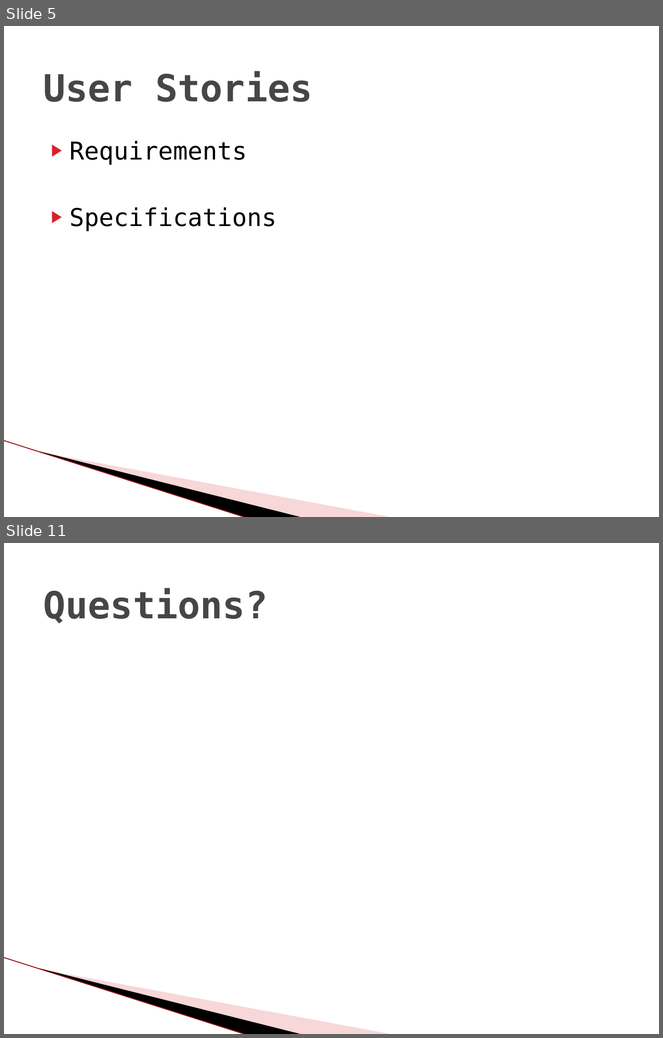
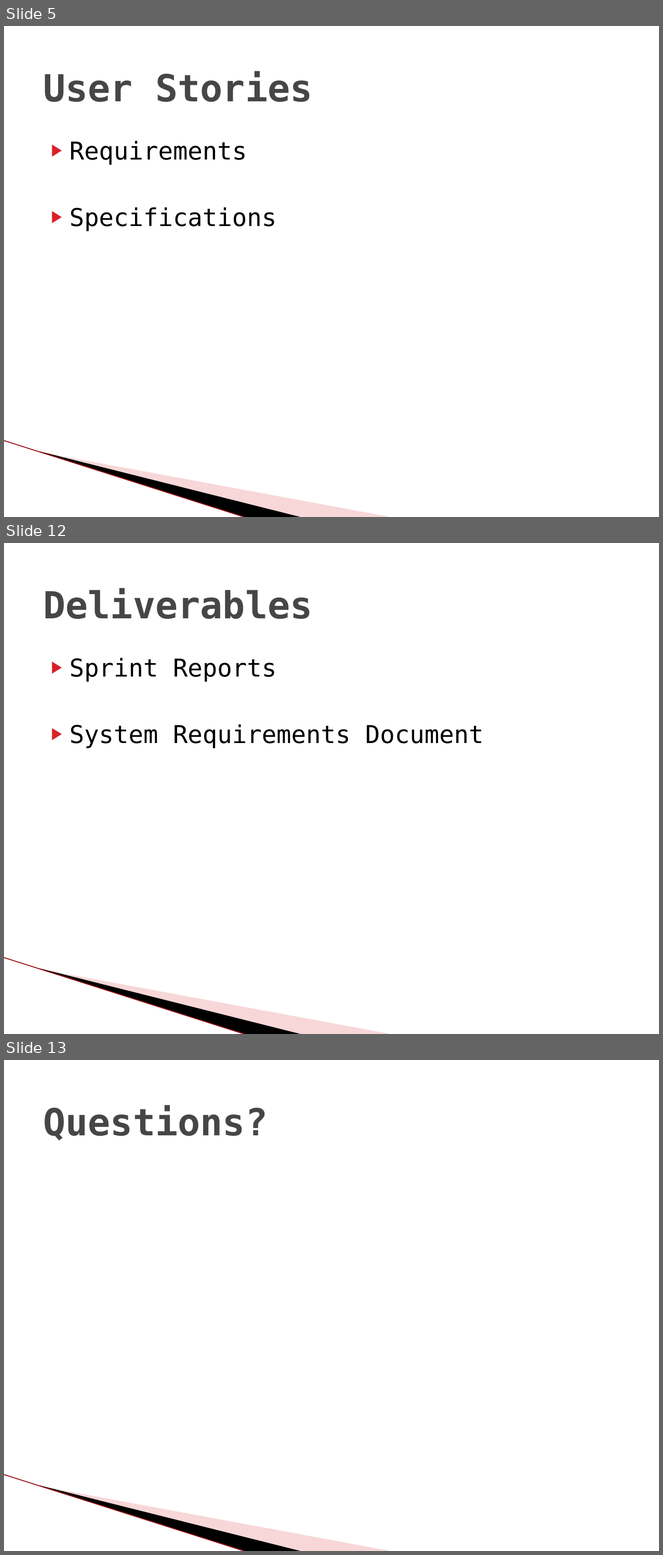
Before and after one commit to GardropFuat/VTP, a slide deck: Documents/VTP.pptx. Shown one above the other, each under a label of ours: slides 5 and 11 before the commit, slides 5, 12 and 13 after it; the slides between them are not shown. The pictures are 663x1038 and 663x1555 pixels, drawn with LibreOffice and Linux fonts; fonts in the diff are those of the drawing; background and template pictures are left out. Boxes give left, top, right and bottom in pixels: in the first picture for what was removed or moved away, otherwise in the second. Text is boxed around its words. In the diff, an @@ line names an element or a change of style, - is before the commit and + after.

```diff
--- a/Documents/VTP.pptx
+++ b/Documents/VTP.pptx
@@ slide 12 added at (4, 543, 659, 1034), background #FFFFFF; not listed: 3 template elements that a slide beside it also shows @@
@@ title added at (43, 588, 312, 619), 41 pt, text #464646, bold @@
+Deliverables
@@ text added at (70, 658, 484, 748), 27 pt, text #000000 @@
+▶ Sprint Reports
+▶ System Requirements Document
@@ what was slide 11 is now slide 13 @@
```
Also in this commit, not shown: 4 slides changed, 2 other slides added, 1 slide removed, 9 other files.
